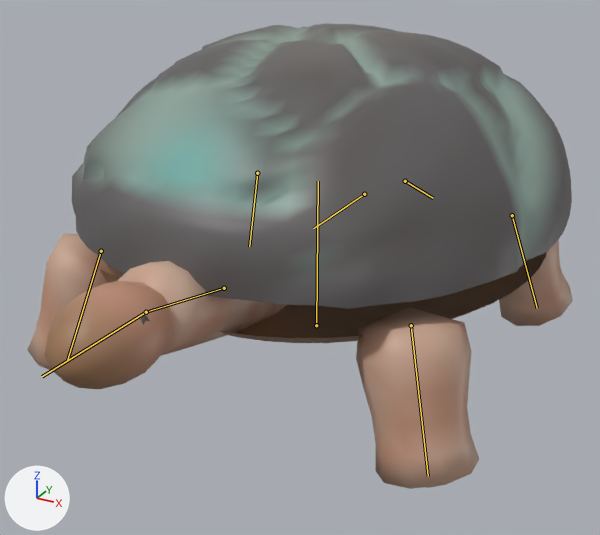
One commit to the glTF model assets/creatures/slag_tortoise/slag_tortoise.glb: the scene before it, then after it.
Both versions are drawn from a camera (50 mm lens) standing at (0.962, -1.847, 1.091) and looking at (0.012, -0.12, 0.227). Every picture has the same lights, and +X, +Y and +Z are marked at lower left. The older version comes first. The bones that bend it are drawn over the model as lines.

The first picture shows 'slag_tortoise'.
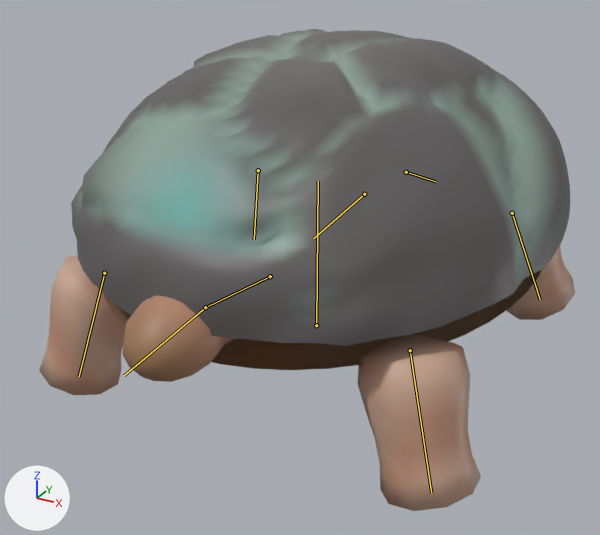
The newer file adds an action. The first version stands in its rest pose; the second is drawn at frame 4 of the action 'hit_b'.

Scene script edits in JSON lines:
```json
{"block": "bone_shell", "where": "bone_shell = bpy.data.objects['Armature'].pose.bones['shell']  # child of 'root'"}
{"op": "set", "path": "bone_shell.rotation_quaternion", "old": "(1.0, 0.0, 0.0, 0.0)", "new": "(0.999, -0.046, 0.0, 0.0)", "note": "degrees (0, 0, 0) -> degrees (-5, 0, 0)"}
{"block": "bone_neck", "where": "bone_neck = bpy.data.objects['Armature'].pose.bones['neck']  # child of 'shell'"}
{"op": "set", "path": "bone_neck.location", "old": "(0.0, 0.0, 0.0)", "new": "(0.0, -0.194, -0.043)"}
```

Changed parts and their boxes [x1, y1, x2, y2] in the pictures (600 x 535 px):
```json
{"object": "slag_tortoise", "change": "posed", "before": [27, 23, 573, 489], "after": [39, 29, 575, 511]}
{"bone": "shell", "before": "(364, 194) to (313, 228)", "after": "(364, 194) to (313, 238)"}
{"bone": "neck", "before": "(224, 288) to (146, 312)", "after": "(270, 276) to (205, 307)"}
```
